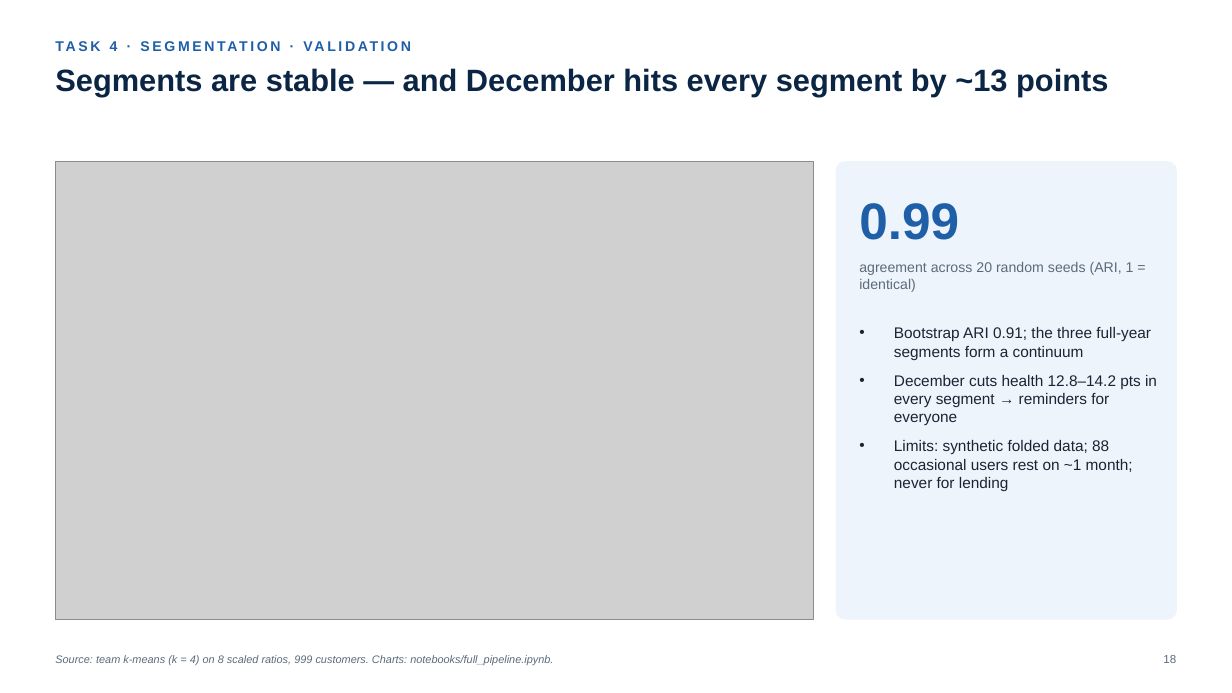
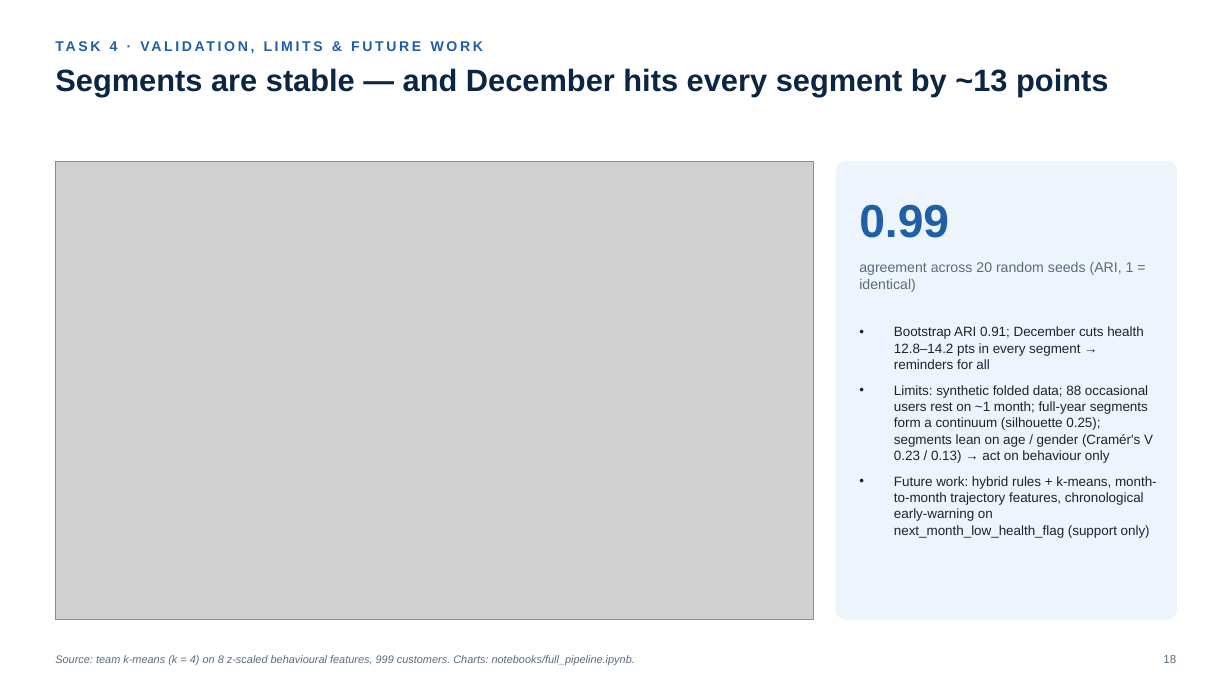
Before and after one commit to thanh-tai-435/BI10GroupYAPPERS, a slide deck: slide 18 of draft/YAPPERS_BI10_R01.pptx. Drawn at 1232x693 pixels with LibreOffice and Linux fonts; fonts in the diff are those of the drawing; grey boxes stand for pictures. Boxes give left, top, right and bottom in pixels: in the first picture for what was removed or moved away, otherwise in the second. Text is boxed around its words. In the diff, an @@ line names an element or a change of style, - is before the commit and + after.

Commit message:
Close brief gaps and apply review fixes; add submission ZIP
- Q3: 5-channel breakdown chart, per-province digital shares on slide 7
- Q5: essential ratio added to the cohort chart
- Task 4: limitations, bias and future work on slide 18; "8 behavioural
  features" instead of "ratios"; English data dictionary matching
  task4_features.csv
- Task 5: education rule stated; product target = 350 adults (fixes a
  minor being counted); ranking labelled a heuristic; what-if and
  90-day pilot worded as untested
- Submission ZIP YAPPERS_PhamThoaiNhaPhuong_BI10_R01_data

```diff
--- a/draft/YAPPERS_BI10_R01.pptx
+++ b/draft/YAPPERS_BI10_R01.pptx
@@ text at (110, 41, 968, 486): text changed @@
-TASK 4 · SEGMENTATION · VALIDATION
+TASK 4 · VALIDATION, LIMITS & FUTURE WORK
@@ text "0.99" at (859, 204, 949, 238): size 40 to 36 pt @@
@@ text at (894, 326, 1157, 538): text changed; size 12 to 10.5 pt @@
-• Bootstrap ARI 0.91; the three full-year segments form a continuum
-• December cuts health 12.8–14.2 pts in every segment → reminders for everyone
-• Limits: synthetic folded data; 88 occasional users rest on ~1 month; never for lending
+• Bootstrap ARI 0.91; December cuts health 12.8–14.2 pts in every segment → reminders for all
+• Limits: synthetic folded data; 88 occasional users rest on ~1 month; full-year segments form a continuum (silhouette 0.25); segments lean on age / gender (Cramér's V 0.23 / 0.13) → act on behaviour only
+• Future work: hybrid rules + k-means, month-to-month trajectory features, chronological early-warning on next_month_low_health_flag (support only)
@@ text at (55, 655, 635, 665): text changed @@
-Source: team k-means (k = 4) on 8 scaled ratios, 999 customers. Charts: notebooks/full_pipeline.ipynb.
+Source: team k-means (k = 4) on 8 z-scaled behavioural features, 999 customers. Charts: notebooks/full_pipeline.ipynb.
```
Also in this commit, not shown: 13 other slides changed, 7 other files.
